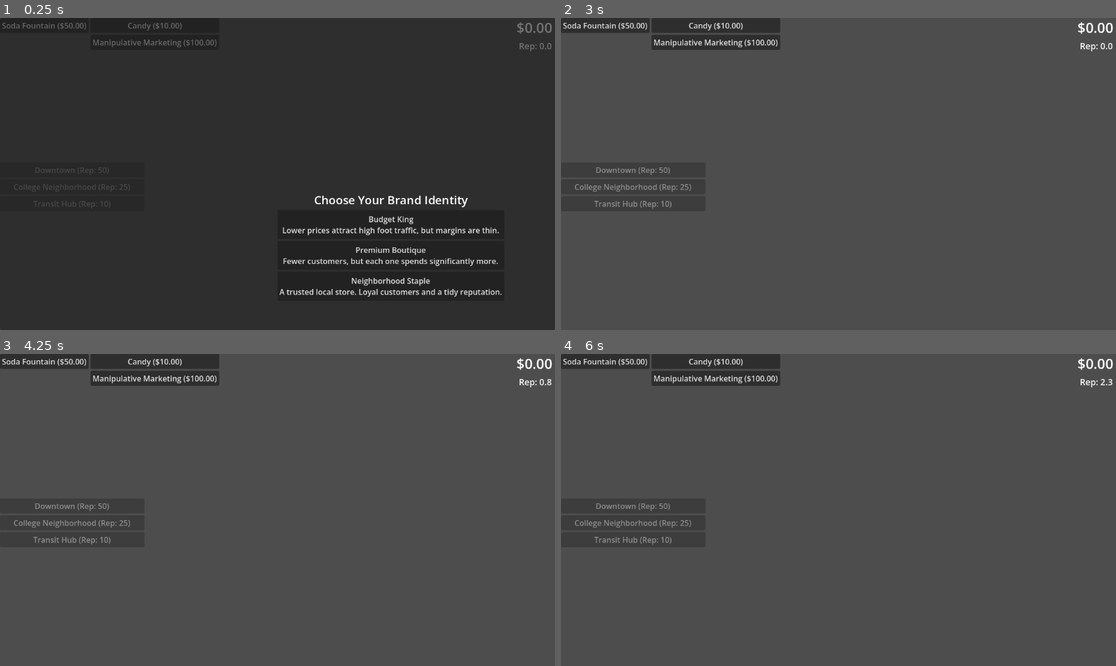
Above: before the commit, frames 1-4 (two rows, left to right).
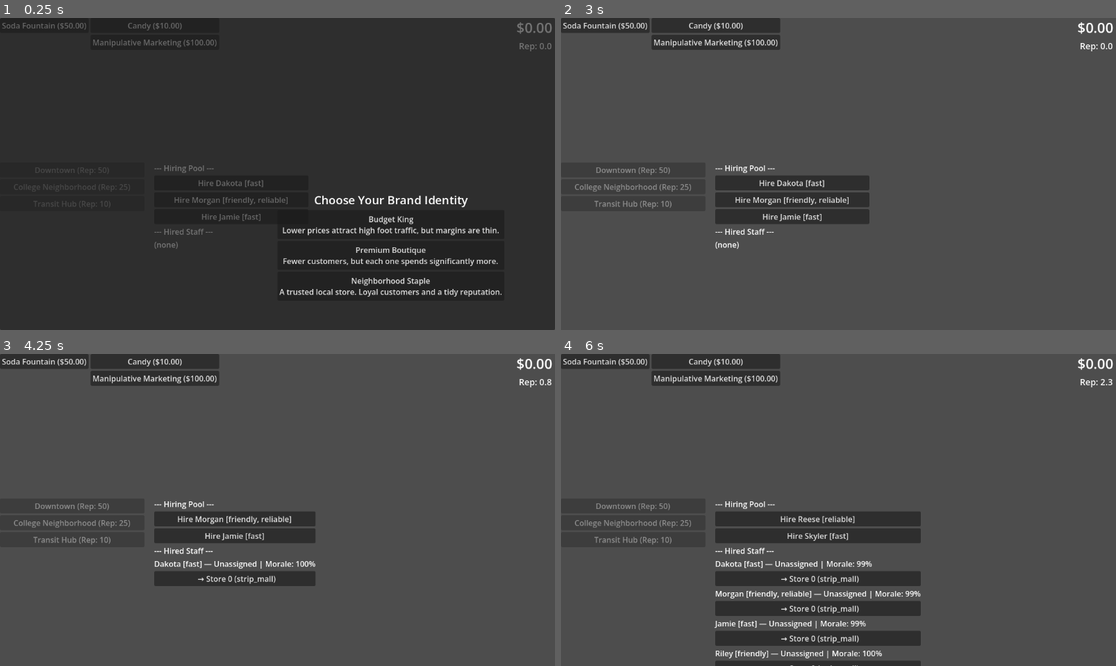
Above: after the commit, the same moments.

Repository: cdurran9/teeny-konbini
Game: Godot game, scene res://scenes/levels/main_level.tscn
The game is run twice, just before and just after one commit, with the same random seed, the same clock (stepped at 60 frames per second) and the same inputs.
Inputs (mouse positions are in pixels of both pictures, inside the frame that each line leads up to):
- Up to frame 1 (0.25 s): no input
- Up to frame 2 (3 s): click "Soda Fountain ($50.00)" at 0.5 s; click "Candy ($10.00)" at 1.25 s; click "Manipulative Marketing ($100.…" at 2 s; click "Budget King Lower prices attr…" at 2.75 s
- Up to frame 3 (4.25 s): click (233, 519) at 3.5 s, where only the run after the commit has a clickable "Hire Dakota [fast]"
- Up to frame 4 (6 s): click (794, 519) at 4.25 s, where only the run after the commit has a clickable "Hire Morgan [friendly, reliab…"; click (821, 519) at 5 s, where only the run after the commit has a clickable "Hire Jamie [fast]"; click (816, 519) at 5.75 s, where only the run after the commit has a clickable "Hire Riley [friendly]"

The runs differ from the first frame. In frame 1, 0.4% of the frame differs, in the area x 27-52%, y 47-74%; in frame 2, 3.9%; in frame 3, 4.3%; in frame 4, 10%, in the area x 27-65%, y 47-100%.

Commit message:
Staff system with hiring pool, trait effects, and burnout
Co-Authored-By: Claude Sonnet 4.6 <noreply@anthropic.com>

Diff:
--- a/project.godot
+++ b/project.godot
@@ -21,6 +21,7 @@
 EventBus="*uid://cwseujf22k53h"
 GameState="*uid://smsm7mh0mfj8"
 UpgradeRegistry="*uid://do5ap4ey5ggbk"
+StaffManager="*res://scripts/autoloads/staff_manager.gd"
 
 [editor_plugins]
 
--- /dev/null
+++ b/resources/staff/concrete/fast.tres
@@ -0,0 +1,15 @@
+[gd_resource type="Resource" script_class="StaffDef" format=3]
+
+[ext_resource type="Script" path="res://resources/upgrades/effect.gd" id="1_effect"]
+[ext_resource type="Script" path="res://resources/staff/staff_def.gd" id="2_staffdef"]
+[ext_resource type="Script" path="res://resources/staff/traits/fast_trait.gd" id="3_trait"]
+
+[sub_resource type="Resource" id="Resource_1"]
+script = ExtResource("3_trait")
+
+[resource]
+script = ExtResource("2_staffdef")
+id = "fast"
+display_name = "Fast"
+description = "Keeps shelves stocked and lines moving efficiently."
+effects = Array[ExtResource("1_effect")]([SubResource("Resource_1")])
--- /dev/null
+++ b/resources/staff/concrete/friendly.tres
@@ -0,0 +1,15 @@
+[gd_resource type="Resource" script_class="StaffDef" format=3]
+
+[ext_resource type="Script" path="res://resources/upgrades/effect.gd" id="1_effect"]
+[ext_resource type="Script" path="res://resources/staff/staff_def.gd" id="2_staffdef"]
+[ext_resource type="Script" path="res://resources/staff/traits/friendly_trait.gd" id="3_trait"]
+
+[sub_resource type="Resource" id="Resource_1"]
+script = ExtResource("3_trait")
+
+[resource]
+script = ExtResource("2_staffdef")
+id = "friendly"
+display_name = "Friendly"
+description = "Puts customers at ease, drawing more foot traffic."
+effects = Array[ExtResource("1_effect")]([SubResource("Resource_1")])
--- /dev/null
+++ b/resources/staff/concrete/reliable.tres
@@ -0,0 +1,15 @@
+[gd_resource type="Resource" script_class="StaffDef" format=3]
+
+[ext_resource type="Script" path="res://resources/upgrades/effect.gd" id="1_effect"]
+[ext_resource type="Script" path="res://resources/staff/staff_def.gd" id="2_staffdef"]
+[ext_resource type="Script" path="res://resources/staff/traits/reliable_trait.gd" id="3_trait"]
+
+[sub_resource type="Resource" id="Resource_1"]
+script = ExtResource("3_trait")
+
+[resource]
+script = ExtResource("2_staffdef")
+id = "reliable"
+display_name = "Reliable"
+description = "Keeps the store clean and running smoothly."
+effects = Array[ExtResource("1_effect")]([SubResource("Resource_1")])
--- /dev/null
+++ b/resources/staff/staff_def.gd
@@ -0,0 +1,7 @@
+extends Resource
+class_name StaffDef
+
+@export var id: String
+@export var display_name: String
+@export var description: String
+@export var effects: Array[Effect]
--- /dev/null
+++ b/resources/staff/traits/fast_trait.gd
@@ -0,0 +1,5 @@
+extends Effect
+class_name FastTrait
+
+func apply(context: TickContext):
+	context.shelf_organization *= 1.2
--- /dev/null
+++ b/resources/staff/traits/friendly_trait.gd
@@ -0,0 +1,5 @@
+extends Effect
+class_name FriendlyTrait
+
+func apply(context: TickContext):
+	context.traffic_multiplier *= 1.3
--- /dev/null
+++ b/resources/staff/traits/reliable_trait.gd
@@ -0,0 +1,5 @@
+extends Effect
+class_name ReliableTrait
+
+func apply(context: TickContext):
+	context.cleanliness *= 1.15
--- a/scenes/ui/ui.tscn
+++ b/scenes/ui/ui.tscn
@@ -44,3 +44,10 @@
 offset_top = 300.0
 offset_right = 300.0
 offset_bottom = 600.0
+
+[node name="StaffContainer" type="VBoxContainer" parent="." unique_id=444555666]
+layout_mode = 0
+offset_left = 320.0
+offset_top = 300.0
+offset_right = 640.0
+offset_bottom = 700.0
--- a/scripts/autoloads/event_bus.gd
+++ b/scripts/autoloads/event_bus.gd
@@ -6,3 +6,5 @@
 signal reputation_changed(new_value: float)
 signal store_opened(location_id: String)
 signal brand_chosen(brand_id: String)
+signal staff_hired(staff_data: Dictionary)
+signal staff_quit(staff_data: Dictionary)
--- a/scripts/autoloads/game_state.gd
+++ b/scripts/autoloads/game_state.gd
@@ -9,6 +9,7 @@
 var owned_stores: Array[Dictionary] = []
 var owned_upgrades: Array[String] = []
 var owned_products: Array[String] = []
+var hired_staff: Array[Dictionary] = []
 
 func _ready():
 	current_money = starting_money
--- /dev/null
+++ b/scripts/autoloads/staff_manager.gd
@@ -0,0 +1,65 @@
+extends Node
+
+const MORALE_DRAIN_PER_TICK := 0.002
+const POOL_SIZE := 3
+
+const _NAMES := [
+	"Alex", "Jordan", "Morgan", "Casey", "Riley",
+	"Sam", "Taylor", "Quinn", "Avery", "Drew",
+	"Jamie", "Skyler", "Reese", "Finley", "Dakota"
+]
+const _TRAIT_IDS := ["friendly", "fast", "reliable"]
+
+var hiring_pool: Array[Dictionary] = []
+
+func _ready():
+	EventBus.tick_processed.connect(_on_tick)
+	_replenish_pool()
+
+func _on_tick(_tick: Dictionary):
+	_drain_morale()
+	_replenish_pool()
+
+func _drain_morale():
+	var quitters: Array[Dictionary] = []
+	for staff in GameState.hired_staff:
+		staff["morale"] -= MORALE_DRAIN_PER_TICK
+		if staff["morale"] <= 0.0:
+			quitters.append(staff)
+	for staff in quitters:
+		GameState.hired_staff.erase(staff)
+		EventBus.staff_quit.emit(staff)
+
+func _replenish_pool():
+	while hiring_pool.size() < POOL_SIZE:
+		hiring_pool.append(_generate_staff())
+
+func _generate_staff() -> Dictionary:
+	var shuffled := _TRAIT_IDS.duplicate()
+	shuffled.shuffle()
+	var count := randi_range(1, 2)
+	var traits: Array[String] = []
+	for i in range(count):
+		traits.append(shuffled[i])
+	return {
+		"id": str(randi()),
+		"display_name": _NAMES[randi() % _NAMES.size()],
+		"traits": traits,
+		"assigned_store_idx": -1,
+		"morale": 1.0
+	}
+
+func hire(pool_idx: int) -> bool:
+	if pool_idx < 0 or pool_idx >= hiring_pool.size():
+		return false
+	var staff: Dictionary = hiring_pool[pool_idx]
+	hiring_pool.remove_at(pool_idx)
+	GameState.hired_staff.append(staff)
+	EventBus.staff_hired.emit(staff)
+	return true
+
+func assign(staff_id: String, store_idx: int):
+	for staff in GameState.hired_staff:
+		if staff["id"] == staff_id:
+			staff["assigned_store_idx"] = store_idx
+			return
--- a/scripts/autoloads/tick_calculator.gd
+++ b/scripts/autoloads/tick_calculator.gd
@@ -4,7 +4,8 @@
 	var total_income := 0.0
 	var total_rep_gain := 0.0
 
-	for store in GameState.owned_stores:
+	for store_idx in range(GameState.owned_stores.size()):
+		var store: Dictionary = GameState.owned_stores[store_idx]
 		var location: LocationDef = UpgradeRegistry._locations.get(store.location_id)
 		if not location:
 			push_warning("TickCalculator: unknown location_id '%s', skipping store" % store.location_id)
@@ -20,6 +21,16 @@
 			if brand:
 				for effect in brand.passive_effects:
 					effect.apply(context)
+
+		# apply staff trait effects for this store
+		for staff in GameState.hired_staff:
+			if staff["assigned_store_idx"] != store_idx:
+				continue
+			for trait_id in staff["traits"]:
+				var trait_def: StaffDef = UpgradeRegistry._staff_traits.get(trait_id)
+				if trait_def:
+					for effect in trait_def.effects:
+						effect.apply(context)
 
 		# then apply upgrade effects on top
 		for upgrade_id in GameState.owned_upgrades:
--- a/scripts/autoloads/upgrade_registry.gd
+++ b/scripts/autoloads/upgrade_registry.gd
@@ -5,6 +5,7 @@
 var _archetypes: Dictionary = {}
 var _locations: Dictionary = {}
 var _brands: Dictionary = {}
+var _staff_traits: Dictionary = {}
 var _dependents: Dictionary = {}
 
 const UPGRADE_DIR = "res://resources/upgrades/concrete/"
@@ -12,6 +13,7 @@
 const ARCHETYPE_DIR = "res://resources/customers/concrete/"
 const LOCATION_DIR = "res://resources/locations/concrete/"
 const BRAND_DIR = "res://resources/brand/concrete/"
+const STAFF_TRAIT_DIR = "res://resources/staff/concrete/"
 
 func _ready():
 	_load_all()
@@ -19,6 +21,7 @@
 	_load_all_archetypes()
 	_load_all_locations()
 	_load_all_brands()
+	_load_all_staff_traits()
 
 func _load_all():
 	var dir = DirAccess.open(UPGRADE_DIR)
@@ -130,6 +133,28 @@
 	dir.list_dir_end()
 	print("Upgrade registry: loaded %d brands" % _brands.size())
 
+func _load_all_staff_traits():
+	var dir = DirAccess.open(STAFF_TRAIT_DIR)
+	if not dir:
+		push_error("Upgrade registry: could not load %s" % STAFF_TRAIT_DIR)
+		return
+	dir.list_dir_begin()
+	var filename := dir.get_next()
+	while filename != "":
+		if not dir.current_is_dir() and filename.ends_with(".tres"):
+			var path := STAFF_TRAIT_DIR + filename
+			var res := ResourceLoader.load(path, "StaffDef")
+			if res is StaffDef:
+				if _staff_traits.has(res.id):
+					push_warning("Upgrade registry: duplicate staff trait ID found (%s)" % res.id)
+				else:
+					_staff_traits[res.id] = res
+			else:
+				push_warning("UpgradeRegistry: skipping %s, not a StaffDef" % path)
+		filename = dir.get_next()
+	dir.list_dir_end()
+	print("Upgrade registry: loaded %d staff traits" % _staff_traits.size())
+
 func _build_independent_index():
 	for id in _upgrades:
 		_dependents[id] = []
--- a/scripts/ui/ui.gd
+++ b/scripts/ui/ui.gd
@@ -3,13 +3,17 @@
 @onready var reputation_label = $ReputationLabel
 @onready var buttons_horizontal = $ButtonsHorizontal
 @onready var locations_container = $LocationsContainer
+@onready var staff_container = $StaffContainer
 
 func _ready():
 	EventBus.money_changed.connect(update_score)
 	EventBus.reputation_changed.connect(update_reputation)
 	EventBus.store_opened.connect(_on_store_opened)
+	EventBus.staff_hired.connect(_on_staff_changed)
+	EventBus.staff_quit.connect(_on_staff_changed)
 	build_buttons_display()
 	build_locations_display()
+	build_staff_display()
 	update_score(GameState.current_money)
 	update_reputation(GameState.brand_reputation)
 
@@ -75,3 +79,55 @@
 	for child in locations_container.get_children():
 		child.queue_free()
 	build_locations_display()
+
+func _on_staff_changed(_staff: Dictionary):
+	build_staff_display()
+
+func build_staff_display():
+	for child in staff_container.get_children():
+		child.queue_free()
+
+	var pool_label := Label.new()
+	pool_label.text = "--- Hiring Pool ---"
+	staff_container.add_child(pool_label)
+
+	for i in range(StaffManager.hiring_pool.size()):
+		var staff: Dictionary = StaffManager.hiring_pool[i]
+		var traits_str := ", ".join(PackedStringArray(staff["traits"]))
+		var btn := Button.new()
+		btn.text = "Hire %s [%s]" % [staff["display_name"], traits_str]
+		var idx := i
+		btn.pressed.connect(func():
+			StaffManager.hire(idx)
+			build_staff_display()
+		)
+		staff_container.add_child(btn)
+
+	var hired_label := Label.new()
+	hired_label.text = "--- Hired Staff ---"
+	staff_container.add_child(hired_label)
+
+	if GameState.hired_staff.is_empty():
+		var none_label := Label.new()
+		none_label.text = "(none)"
+		staff_container.add_child(none_label)
+		return
+
+	for staff in GameState.hired_staff:
+		var traits_str := ", ".join(PackedStringArray(staff["traits"]))
+		var morale_pct := int(staff["morale"] * 100)
+		var store_info := "Unassigned" if staff["assigned_store_idx"] < 0 else "Store %d" % staff["assigned_store_idx"]
+		var lbl := Label.new()
+		lbl.text = "%s [%s] — %s | Morale: %d%%" % [staff["display_name"], traits_str, store_info, morale_pct]
+		staff_container.add_child(lbl)
+
+		for store_idx in range(GameState.owned_stores.size()):
+			var loc_id: String = GameState.owned_stores[store_idx]["location_id"]
+			var assign_btn := Button.new()
+			assign_btn.text = "  → Store %d (%s)" % [store_idx, loc_id]
+			var sid: String = staff["id"]
+			assign_btn.pressed.connect(func():
+				StaffManager.assign(sid, store_idx)
+				build_staff_display()
+			)
+			staff_container.add_child(assign_btn)
